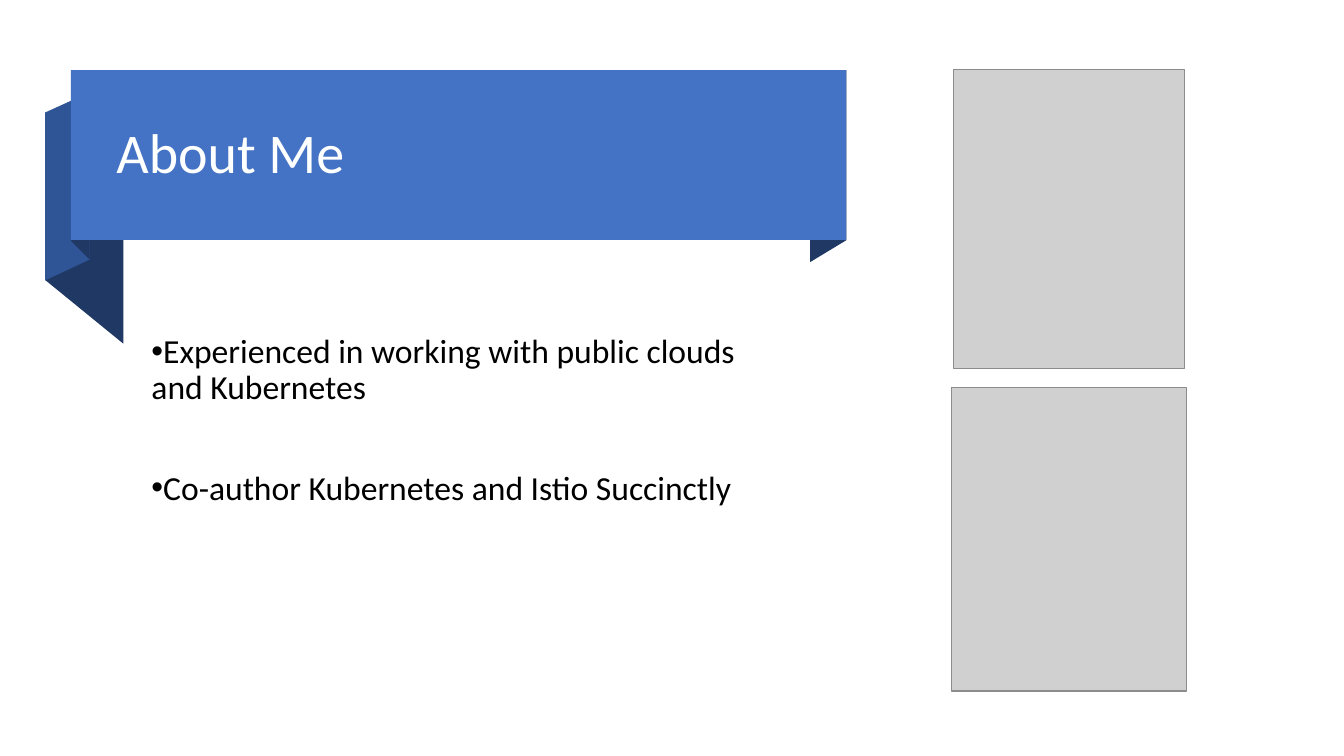
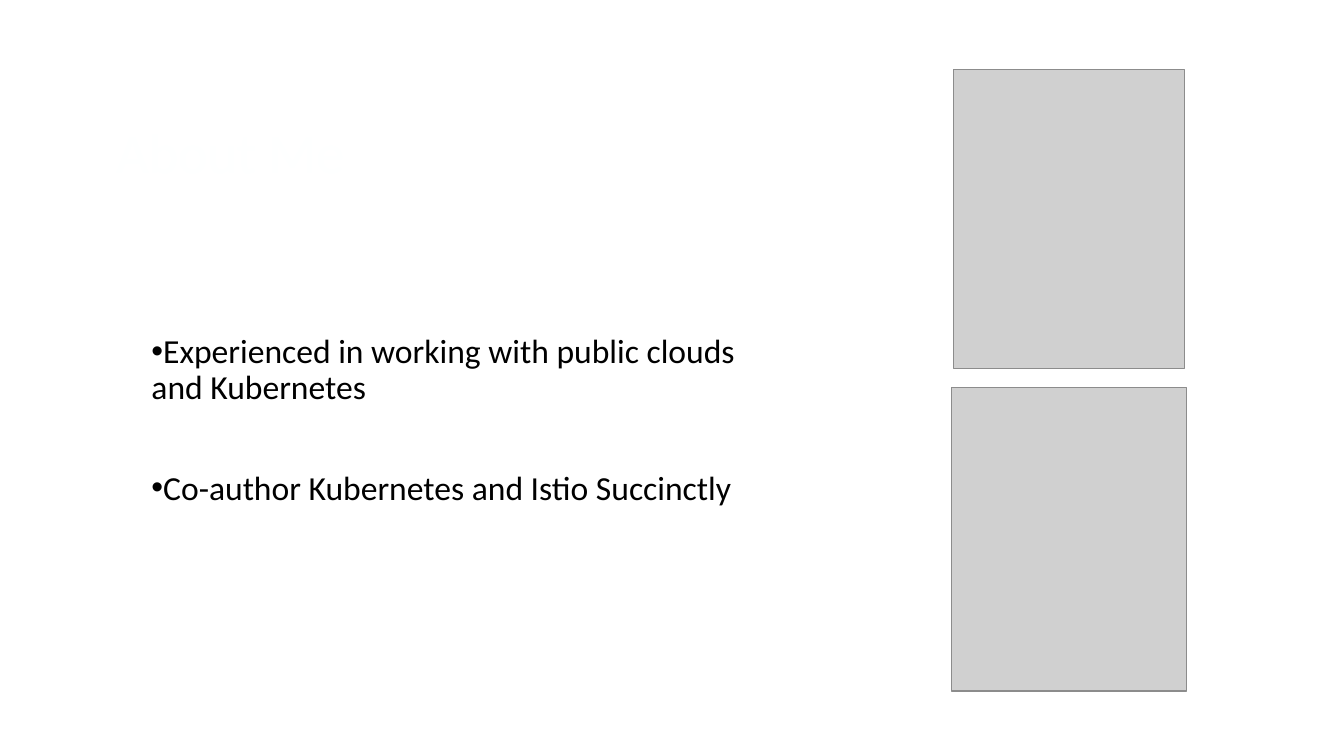
Before and after one commit to tarunp/kubernetes, a slide deck: slide 3 of Kubernetes.pptx. Drawn at 1344x756 pixels with LibreOffice and Linux fonts; fonts in the diff are those of the drawing; grey boxes stand for pictures. Boxes give left, top, right and bottom in pixels: in the first picture for what was removed or moved away, otherwise in the second. Text is boxed around its words. In the diff, an @@ line names an element or a change of style, - is before the commit and + after.

```diff
--- a/Kubernetes.pptx
+++ b/Kubernetes.pptx
@@ rectangle removed at <box>71,71,846,241</box> @@
@@ freeform shape removed at <box>72,71,90,259</box> @@
@@ freeform shape removed at <box>811,71,847,263</box> @@
@@ freeform shape removed at <box>45,113,124,344</box> @@
@@ freeform shape removed at <box>45,93,90,281</box> @@
@@ title removed at <box>116,134,344,174</box> @@
-About Me
```
Also in this commit, not shown: 20 other slides changed.
